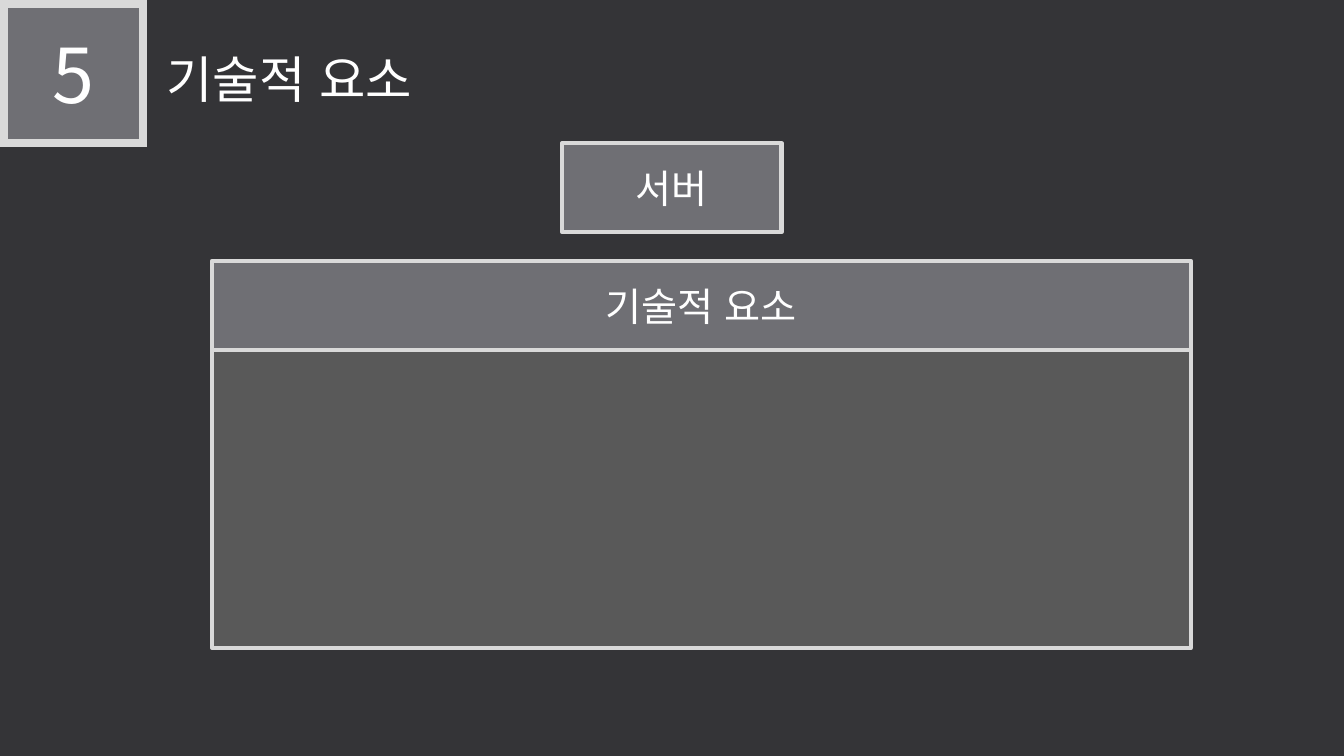
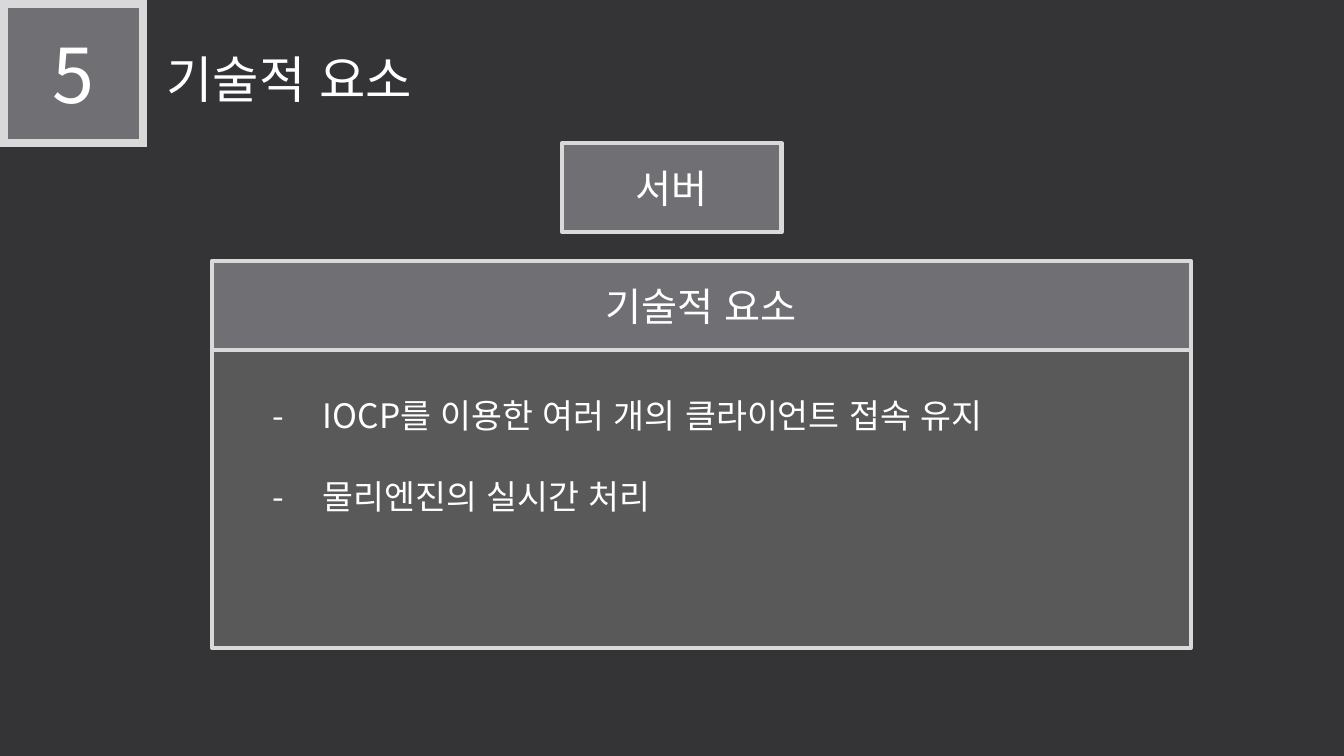
Before and after one commit to LEGO0937/Our_Project, a slide deck: slide 10 of 기획단계/졸작 제안서_α.pptx. Drawn at 1344x756 pixels with LibreOffice and Linux fonts; fonts in the diff are those of the drawing. Boxes give left, top, right and bottom in pixels: in the first picture for what was removed or moved away, otherwise in the second. Text is boxed around its words. In the diff, an @@ line names an element or a change of style, - is before the commit and + after.

```diff
--- a/기획단계/졸작 제안서_α.pptx
+++ b/기획단계/졸작 제안서_α.pptx
@@ text in rectangle at <box>323,400,983,512</box>: text added @@
+- IOCP를 이용한 여러 개의 클라이언트 접속 유지
+- 물리엔진의 실시간 처리
```
Also in this commit, not shown: 7 other slides changed.
